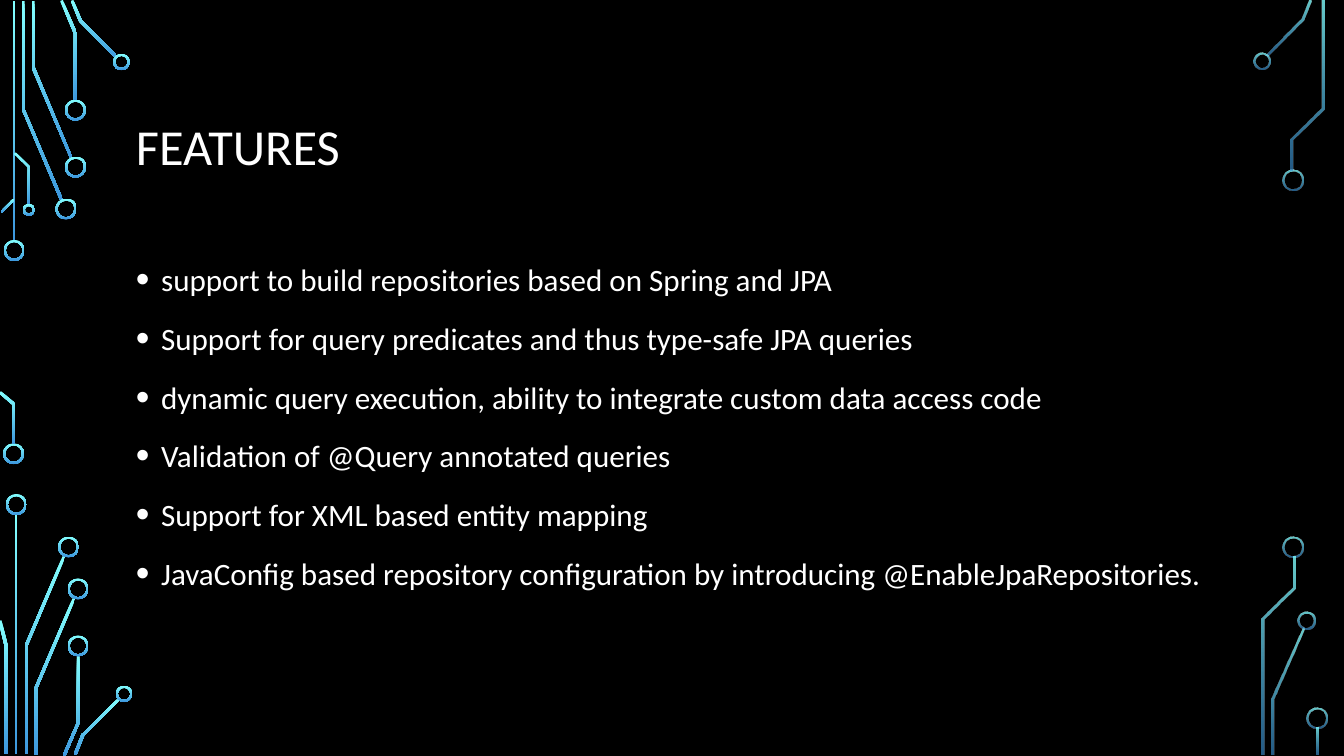
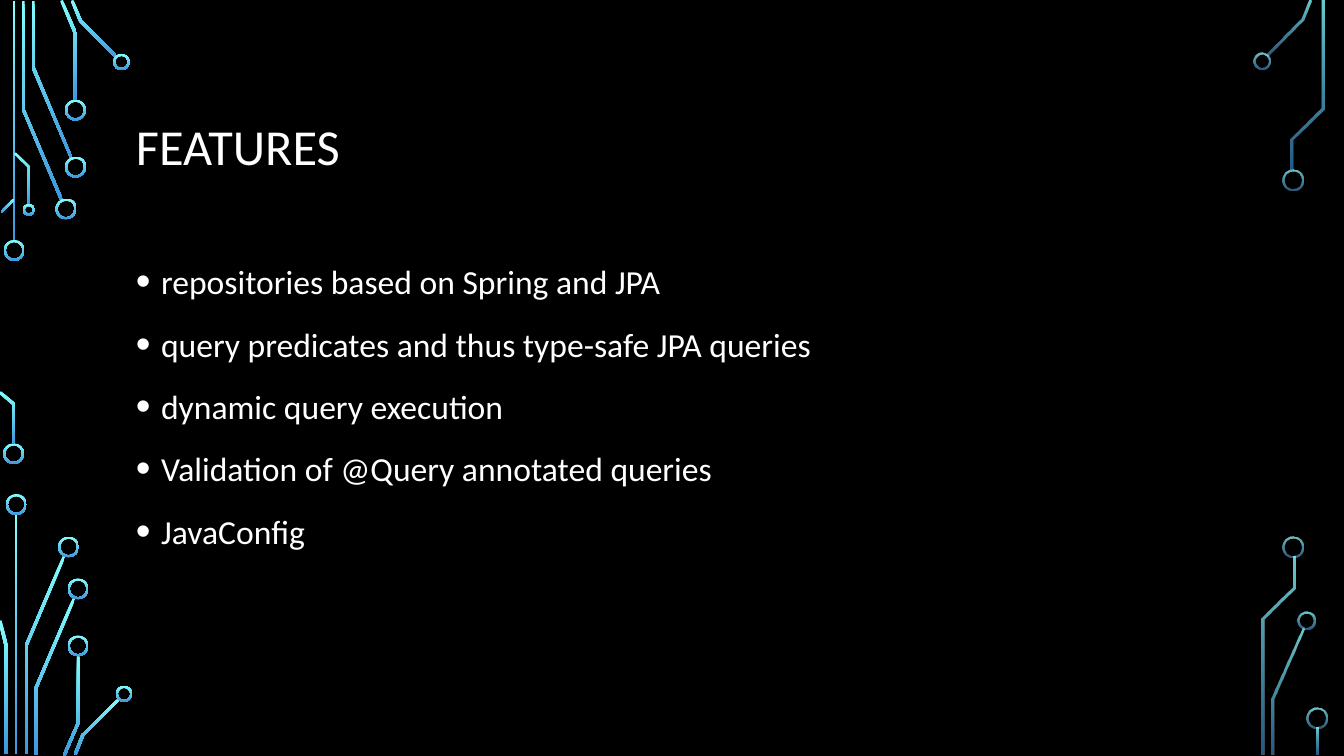
Before and after one commit to DawidMa/ePortfolio, a slide deck: slide 5 of springDataJPA.pptx. Drawn at 1344x756 pixels with LibreOffice and Linux fonts; fonts in the diff are those of the drawing; background and template pictures are left out. Boxes give left, top, right and bottom in pixels: in the first picture for what was removed or moved away, otherwise in the second. Text is boxed around its words. In the diff, an @@ line names an element or a change of style, - is before the commit and + after.

Commit message:
ppt changed

```diff
--- a/springDataJPA.pptx
+++ b/springDataJPA.pptx
@@ text at (161,270,810,425): text changed; size 22.2 to 24 pt @@
-• support to build repositories based on Spring and JPA
-• Support for query predicates and thus type-safe JPA queries
-• dynamic query execution, ability to integrate custom data access code
+• repositories based on Spring and JPA
+• query predicates and thus type-safe JPA queries
+• dynamic query execution
@@ text at (161,457,712,487): size 22.2 to 24 pt in "Validation of @Query annotated queries" @@
@@ text at (161,521,305,550): text changed; size 22.2 to 24 pt @@
-• Support for XML based entity mapping
-• JavaConfig based repository configuration by introducing @EnableJpaRepositories.
+• JavaConfig
```
